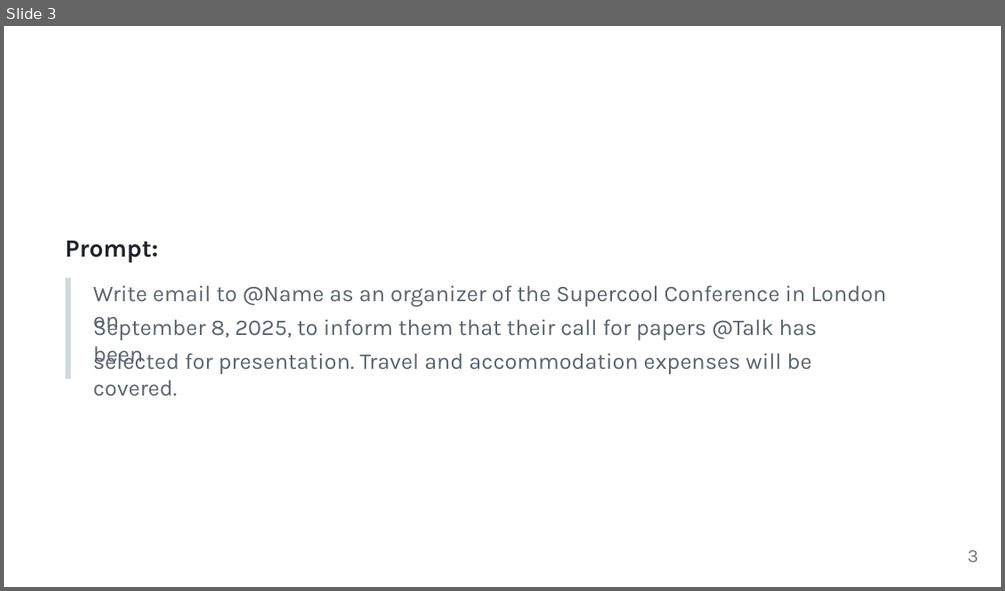
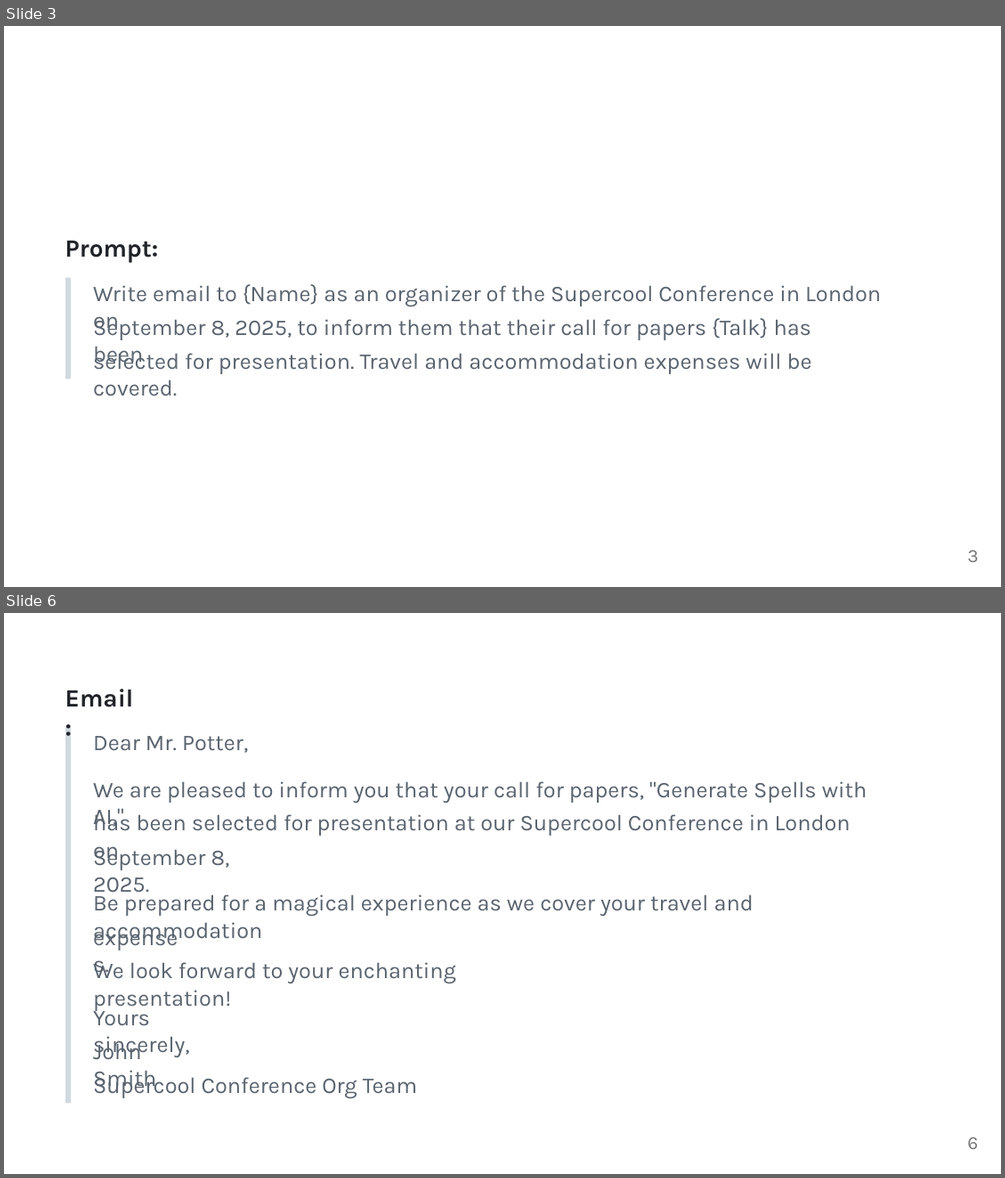
Before and after one commit to webgptorg/slides, a slide deck: Book-2.0.pptx. Shown one above the other, each under a label of ours: slide 3 before the commit, slides 3 and 6 after it; the slides between them are not shown. The pictures are 1005x591 and 1005x1178 pixels, drawn with LibreOffice and Linux fonts; fonts in the diff are those of the drawing. Boxes give left, top, right and bottom in pixels: in the first picture for what was removed or moved away, otherwise in the second. Text is boxed around its words. In the diff, an @@ line names an element or a change of style, - is before the commit and + after.

```diff
--- a/Book-2.0.pptx
+++ b/Book-2.0.pptx
@@ slide 6 added at [4, 613, 1001, 1174], background #FFFFFF @@
@@ freeform shape added at [4, 613, 1001, 1174], fill #FFFFFF @@
@@ text added at [65, 689, 134, 707], 23.9 pt, text #1F2328, bold @@
+Email:
@@ freeform shape added at [65, 727, 71, 1103], fill #D1D9E0 @@
@@ text added at [93, 736, 248, 753], 21.7 pt, text #59636E @@
+Dear Mr. Potter,
@@ text added at [93, 781, 867, 803], 21.7 pt, text #59636E @@
+We are pleased to inform you that your call for papers, "Generate Spells with AI,"
@@ text added at [93, 811, 850, 835], 21.7 pt, text #59636E @@
+has been selected for presentation at our Supercool Conference in London on
@@ text added at [93, 846, 230, 897], 21.7 pt, text #59636E @@
+September 8, 2025.
@@ text added at [93, 891, 753, 916], 21.7 pt, text #59636E @@
+Be prepared for a magical experience as we cover your travel and accommodation
@@ text added at [93, 923, 189, 952], 21.7 pt, text #59636E @@
+expenses.
@@ text added at [93, 962, 456, 1011], 21.7 pt, text #59636E @@
+We look forward to your enchanting presentation!
@@ text added at [93, 1005, 190, 1058], 21.7 pt, text #59636E @@
+Yours sincerely,
@@ text added at [93, 1040, 156, 1091], 21.7 pt, text #59636E @@
+John Smith
@@ text added at [93, 1072, 417, 1098], 21.7 pt, text #59636E @@
+Supercool Conference Org Team
@@ text added at [967, 1136, 978, 1149], 18 pt, text #777777 @@
+6
@@ slide 3 changed as well @@
@@ text at [93, 284, 881, 306]: text changed @@
-Write email to @Name as an organizer of the Supercool Conference in London on
+Write email to {Name} as an organizer of the Supercool Conference in London on
@@ text at [93, 316, 812, 340]: text changed @@
-September 8, 2025, to inform them that their call for papers @Talk has been
+September 8, 2025, to inform them that their call for papers {Talk} has been
```
Also in this commit, not shown: 5 other slides changed, 7 other slides added, 2 slides removed, 12 other files.
